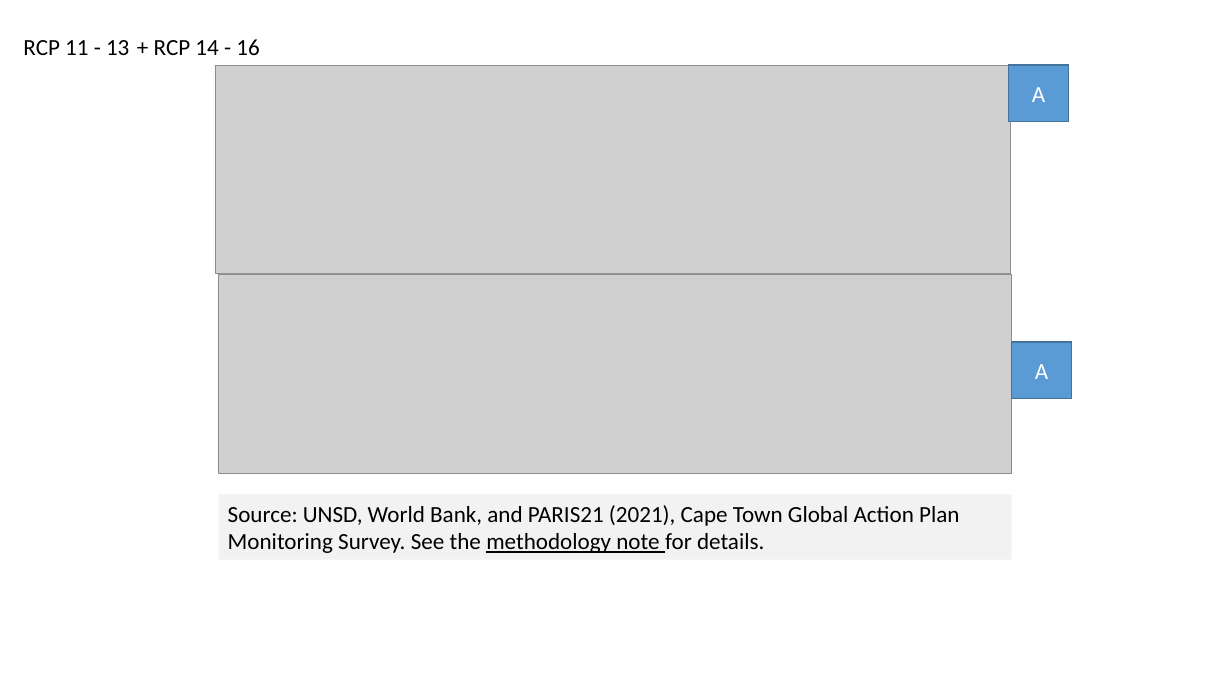
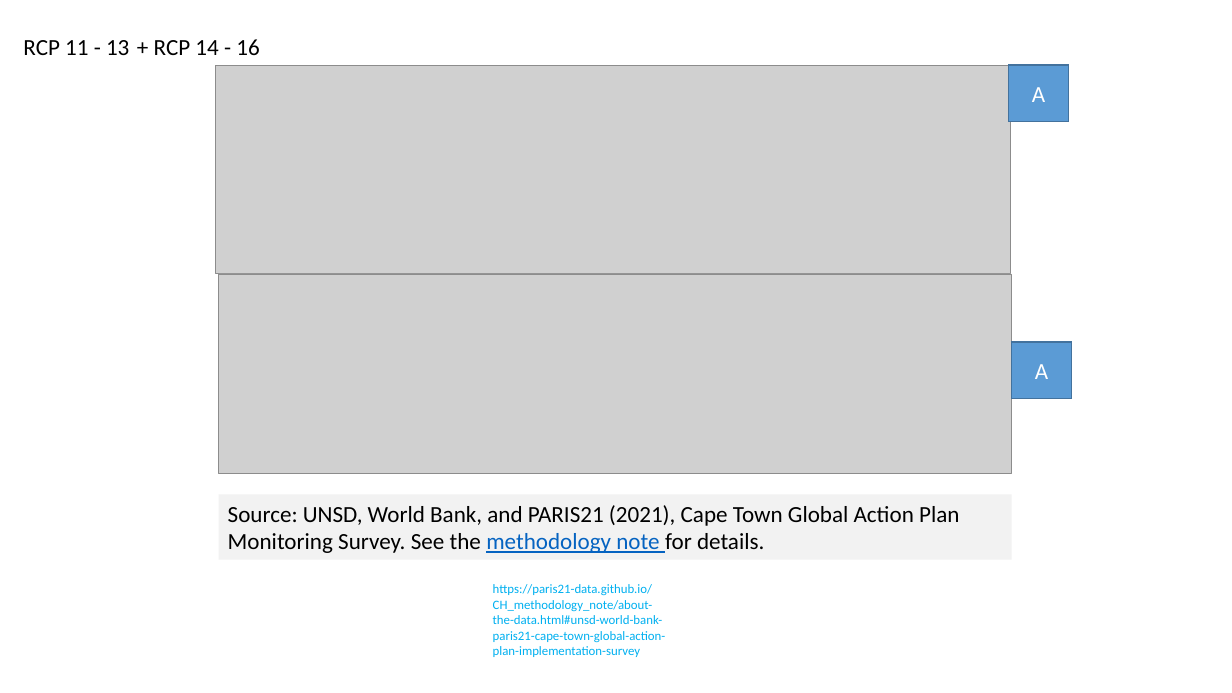
Before and after one commit to tian-y/Norway_factsheet, a slide deck: slide 19 of ChartExplainerAndUnitandSource_links.pptx. Drawn at 1232x693 pixels with LibreOffice and Linux fonts; fonts in the diff are those of the drawing; grey boxes stand for pictures. Boxes give left, top, right and bottom in pixels: in the first picture for what was removed or moved away, otherwise in the second. Text is boxed around its words. In the diff, an @@ line names an element or a change of style, - is before the commit and + after.

```diff
--- a/ChartExplainerAndUnitandSource_links.pptx
+++ b/ChartExplainerAndUnitandSource_links.pptx
@@ rectangle "Source: UNSD, World Bank, and ..." at [219, 494, 1012, 560]: text colour #000000 to #0563C1 in "methodology note" @@
@@ text added at [493, 584, 666, 657], 10 pt, text #00B0F0 @@
+https://paris21-data.github.io/CH_methodology_note/about-the-data.html#unsd-world-bank-paris21-cape-town-global-action-plan-implementation-survey
```
Also in this commit, not shown: 26 other slides changed, 6 other files.
